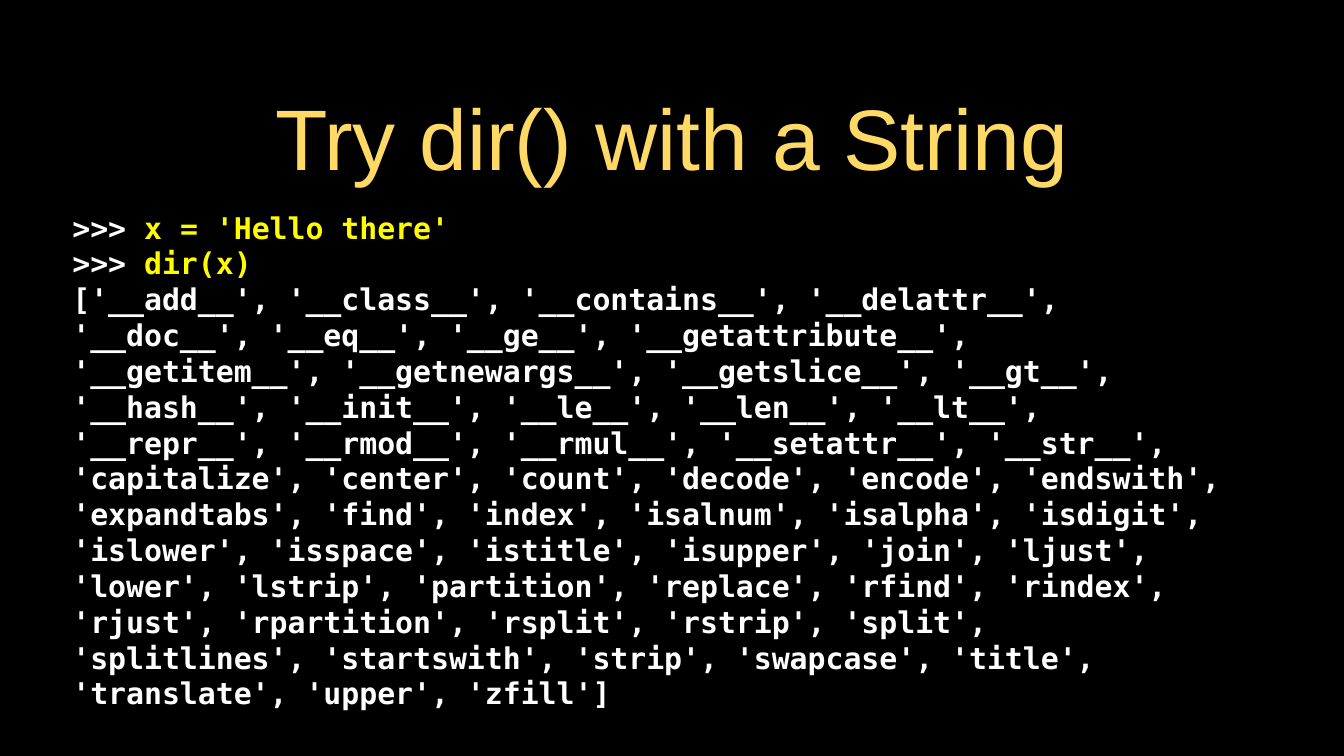
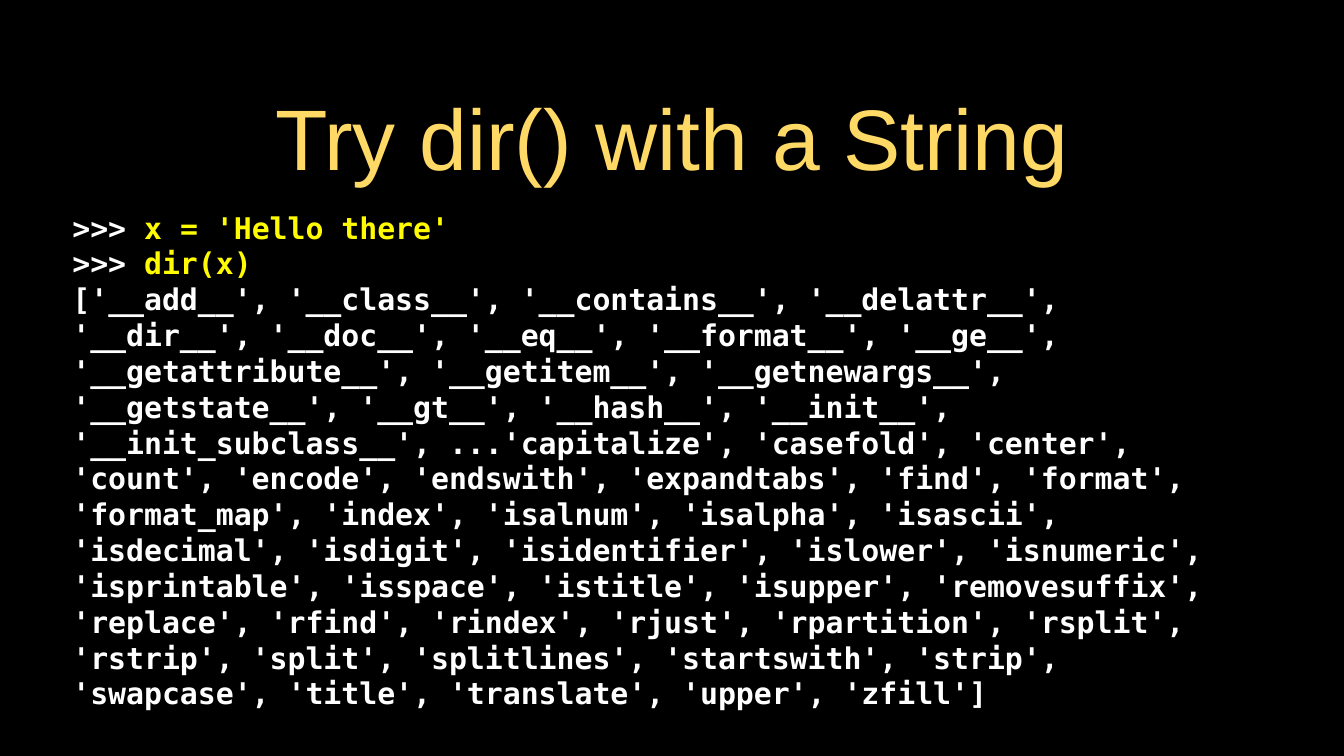
Before and after one commit to csev/py4e, a slide deck: slide 26 of lectures3/Pythonlearn-14-Objects.pptx. Drawn at 1344x756 pixels with LibreOffice and Linux fonts; fonts in the diff are those of the drawing. Boxes give left, top, right and bottom in pixels: in the first picture for what was removed or moved away, otherwise in the second. Text is boxed around its words. In the diff, an @@ line names an element or a change of style, - is before the commit and + after.

Commit message:
Updates

```diff
--- a/lectures3/Pythonlearn-14-Objects.pptx
+++ b/lectures3/Pythonlearn-14-Objects.pptx
@@ text at (72,286,1202,711): text changed @@
-['__add__', '__class__', '__contains__', '__delattr__', '__doc__', '__eq__', '__ge__', '__getattribute__', '__getitem__', '__getnewargs__', '__getslice__', '__gt__', '__hash__', '__init__', '__le__', '__len__', '__lt__', '__repr__', '__rmod__', '__rmul__', '__setattr__', '__str__', 'capitalize', 'center', 'count', 'decode', 'encode', 'endswith', 'expandtabs', 'find', 'index', 'isalnum', 'isalpha', 'isdigit', 'islower', 'isspace', 'istitle', 'isupper', 'join', 'ljust', 'lower', 'lstrip', 'partition', 'replace', 'rfind', 'rindex', 'rjust', 'rpartition', 'rsplit', 'rstrip', 'split', 'splitlines', 'startswith', 'strip', 'swapcase', 'title', 'translate', 'upper', 'zfill']
+['__add__', '__class__', '__contains__', '__delattr__', '__dir__', '__doc__', '__eq__', '__format__', '__ge__', '__getattribute__', '__getitem__', '__getnewargs__', '__getstate__', '__gt__', '__hash__', '__init__', '__init_subclass__', ...'capitalize', 'casefold', 'center', 'count', 'encode', 'endswith', 'expandtabs', 'find', 'format', 'format_map', 'index', 'isalnum', 'isalpha', 'isascii', 'isdecimal', 'isdigit', 'isidentifier', 'islower', 'isnumeric', 'isprintable', 'isspace', 'istitle', 'isupper', 'removesuffix', 'replace', 'rfind', 'rindex', 'rjust', 'rpartition', 'rsplit', 'rstrip', 'split', 'splitlines', 'startswith', 'strip', 'swapcase', 'title', 'translate', 'upper', 'zfill']
```
Also in this commit, not shown: 1 other slide changed.
